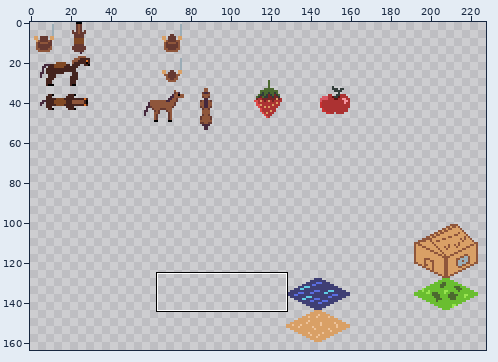
Pixel-art file, stored at resources/minions.aseprite. The first picture is a wide view before the edit; the outline marks the close-up.
Close-up. Old version:
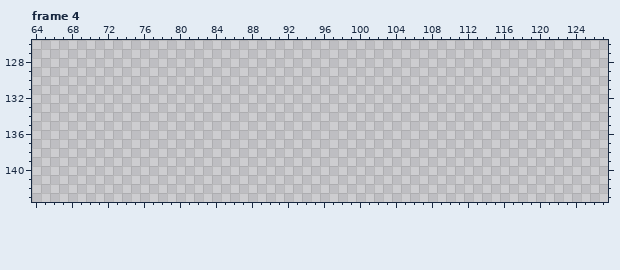
256x256 pixels, 4 frames. Shown: frame 4: x 64..127, y 126..143. The wide view leaves out empty margins.
Once edited:
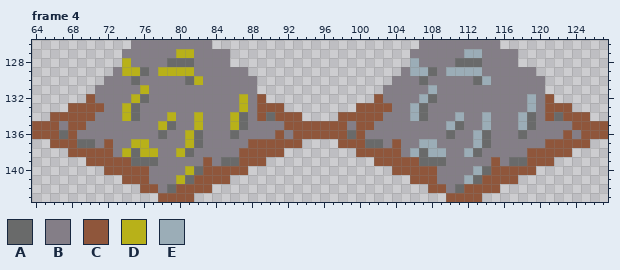
Palette (. is transparent): A #696a6a  B #847e87  C #8f563b  D #b8b119  E #9badb7
Author's note on the commit: Add iron and gold tiles
Diff:
Changed rows in their new state; - is an unchanged pixel.
Frame 4, layer "isometric tiles":
first column x 64:
126 -----------BBBBBBBBB-----------------------BBBBBBBBB------------
127 ----------BBBBBBDDBBBB--------------------BBBBBBEEBBBB----------
128 ----------DBBBBAAABBBB--------------------EBBBBAAABBBB----------
129 ---------BDDABDDDDBBBBBB-----------------BEEABEEEEBBBBBB--------
130 --------BBBABBBBBADBBBBBB---------------BBBABBBBBAEBBBBBB-------
131 -------BBBBBDBBBBBBBBBBBB--------------BBBBBEBBBBBBBBBBBB-------
132 ------CBBBBDABBBBBBBBBBDBC------------CBBBBEABBBBBBBBBBEBC------
133 ----CCCCBBDABBBBBBBBBBBDBCCC--------CCCCBBEABBBBBBBBBBBEBCCC----
134 --CCCCCBBBDABBBDBBDBBBDABCACCC----CCCCCBBBEABBBEBBEBBBEABCACCC--
135 CCCBCCBBBBBBBBDABBDBBBDABBBBCCCCCCCBCCBBBBBBBBEABBEBBBEABBBBCCCC
136 CCCACBBBBBBBBBABBDABBBABBBBCBCCCCCCACBBBBBBBBBABBEABBBABBBBCBCCC
137 --CCCAABCBBDDBBBBDABBBBBCCCCCC----CCCAABCBBEEBBBBEABBBBBBCCCCC--
138 ----CCCCCBDADDBBDABBBBBCCCCC--------CCCCCBEAEEBBEABBBBBCCCCC----
139 ------CCCCCAAABBBBBCBAACCC------------CCCCCAAABBBBBCBAACCC------
140 --------CCCCCBBBBDACCCCC----------------CCCCCBBBBEACCCCC--------
141 ----------CCCBBBDACCCC--------------------CCCBBBEACCCC----------
142 ------------CCBACCCC------------------------CCBACCCC------------
143 --------------CCCC----------------------------CCCC--------------
Where, in picture pixels (left, top, right, bottom), the same in both close-ups:
added: (32, 40, 608, 202)
